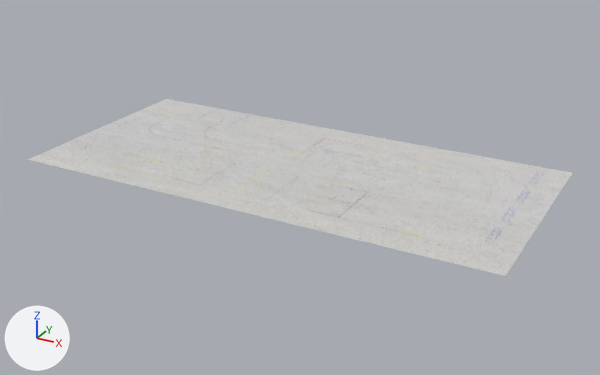
Renders of the COLLADA model src/automobile_manufacturing/models/automobile_factory_Ground/meshes/automobile_factory_Ground.dae from each side of a commit.
The view is the same before and after, from a 50 mm camera at (201.8, -180.3, 101.7) aimed at (82.8, 35.9, -6.4). The lights are fixed; the arrows at lower left show +X, +Y and +Z. Where no turn or scale is listed for an object, it has been applied to the vertices.

The first picture shows '평면', '평면.023'.
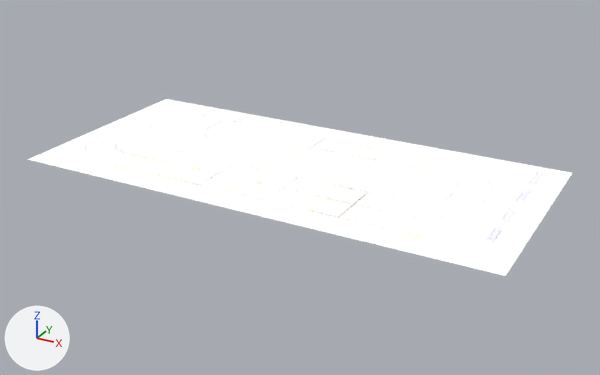
Scene script edits in JSON lines:
```json
{"op": "add", "block": "mat_매테리얼_010", "code": "mat_매테리얼_010.emission_strength = 1.0"}
```

Where the change shows, as pixel boxes [x1, y1, x2, y2] in the pictures (600 x 375 px):
```json
{"object": "평면", "change": "surface changed", "before": [27, 99, 572, 276], "after": [27, 99, 572, 276], "on screen": "grey to white"}
{"object": "평면.023", "change": "moved", "before": [114, 154, 423, 239], "after": [114, 147, 429, 239]}
```
